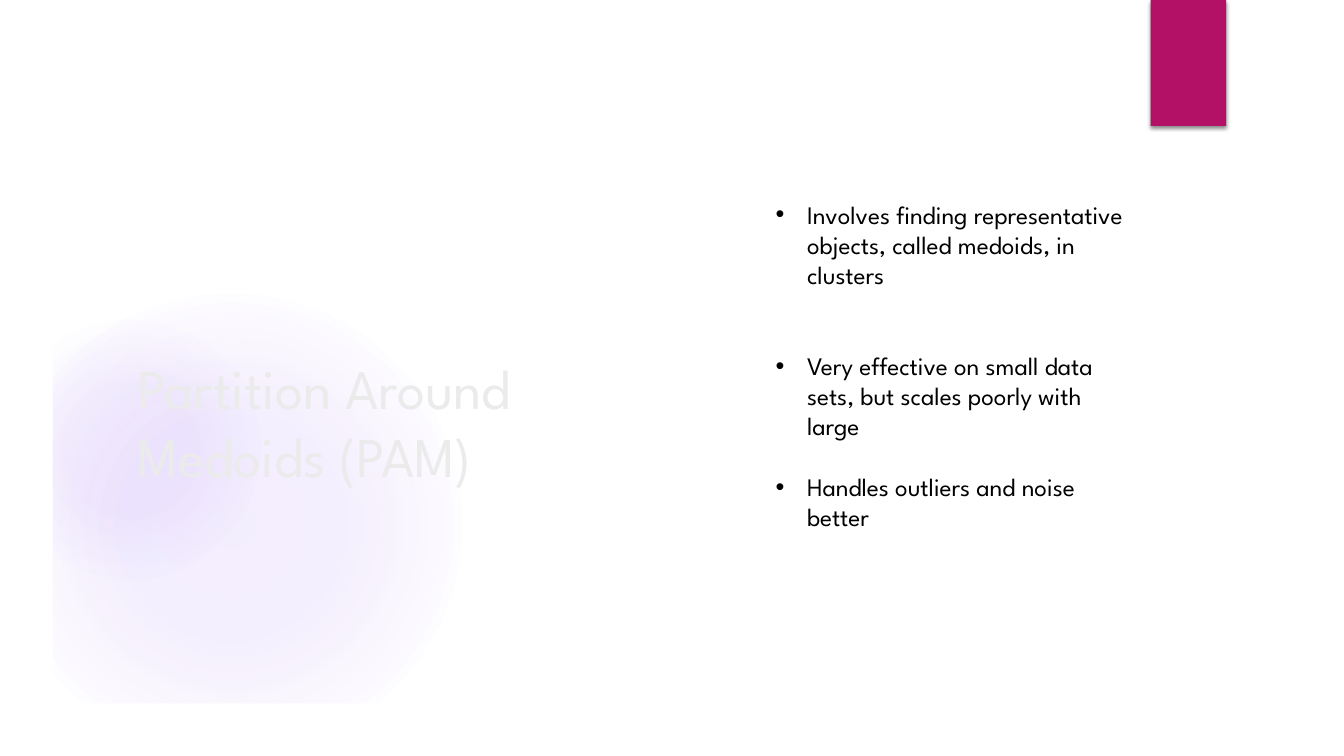
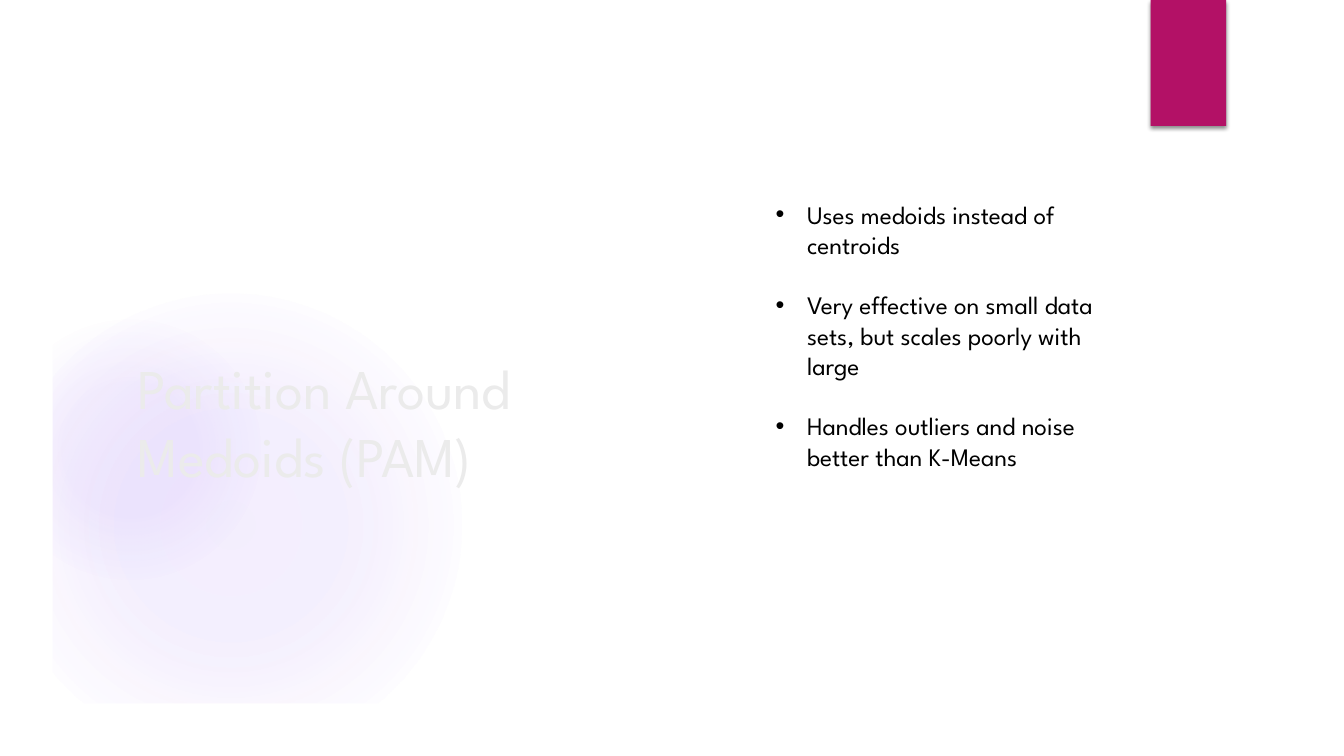
Before and after one commit to Austhyma/DataMining_Project, a slide deck: slide 7 of FinalPresentation.pptx (slide 6 before the commit). Drawn at 1344x756 pixels with LibreOffice and Linux fonts; fonts in the diff are those of the drawing; background and template pictures are left out. Boxes give left, top, right and bottom in pixels: in the first picture for what was removed or moved away, otherwise in the second. Text is boxed around its words. In the diff, an @@ line names an element or a change of style, - is before the commit and + after.

```diff
--- a/FinalPresentation.pptx
+++ b/FinalPresentation.pptx
@@ text at bbox=[807, 206, 1055, 255]: text changed @@
-• Involves finding representative objects, called medoids, in clusters
+• Uses medoids instead of centroids
@@ text at bbox=[807, 417, 1075, 467]: text changed @@
-• Handles outliers and noise better
+• Handles outliers and noise better than K-Means
```
Also in this commit, not shown: 9 other slides changed, 8 slides added, 3 slides removed.
